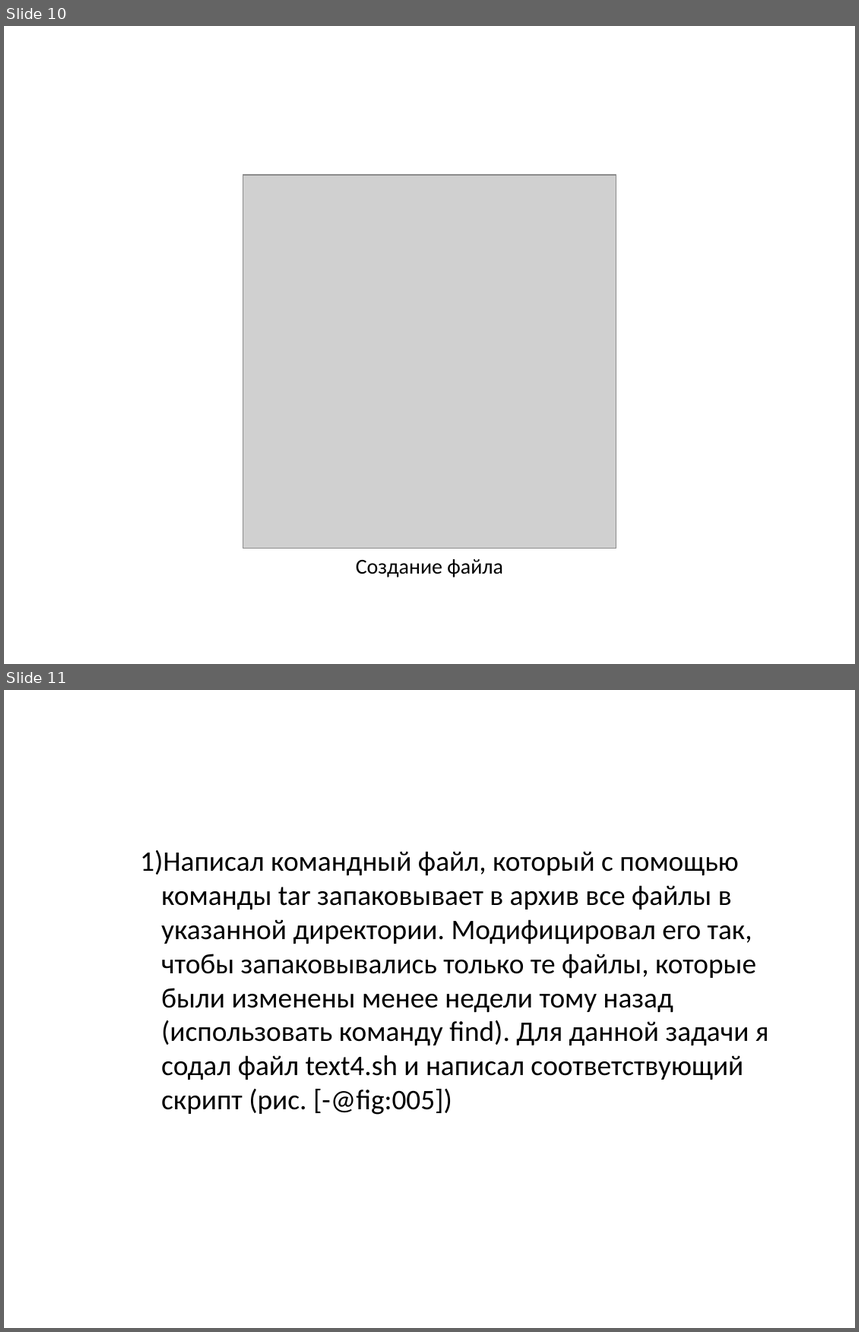
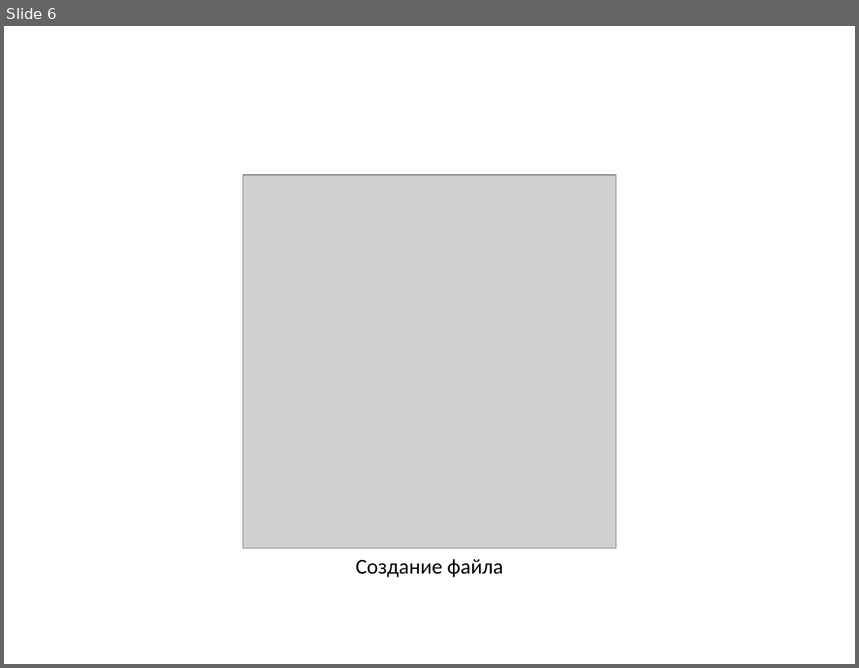
Before and after one commit to DankoDmitry/study_2021-2022_os-intro, a slide deck: labs/lab11/presentation/presentation.pptx. Shown one above the other, each under a label of ours: slides 10 and 11 before the commit, slide 6 after it. The pictures are 859x1332 and 859x668 pixels, drawn with LibreOffice and Linux fonts; fonts in the diff are those of the drawing; grey boxes stand for pictures. Boxes give left, top, right and bottom in pixels: in the first picture for what was removed or moved away, otherwise in the second. Text is boxed around its words. In the diff, an @@ line names an element or a change of style, - is before the commit and + after.

```diff
--- a/labs/lab11/presentation/presentation.pptx
+++ b/labs/lab11/presentation/presentation.pptx
@@ slide 11 removed at (4, 690, 855, 1328), background #FFFFFF @@
@@ text removed at (140, 850, 769, 1115) @@
-    1) Написал командный файл, который с помощью команды tar запаковывает в архив все файлы в указанной директории. Модифицировал его так, чтобы запаковывались только те файлы, которые были изменены менее недели тому назад (использовать команду find). Для данной задачи я содал файл text4.sh и написал соответствующий скрипт (рис. [-@fig:005])
@@ what was slide 10 is now slide 6 @@
```
Also in this commit, not shown: 1 slide changed, 4 other slides removed.
